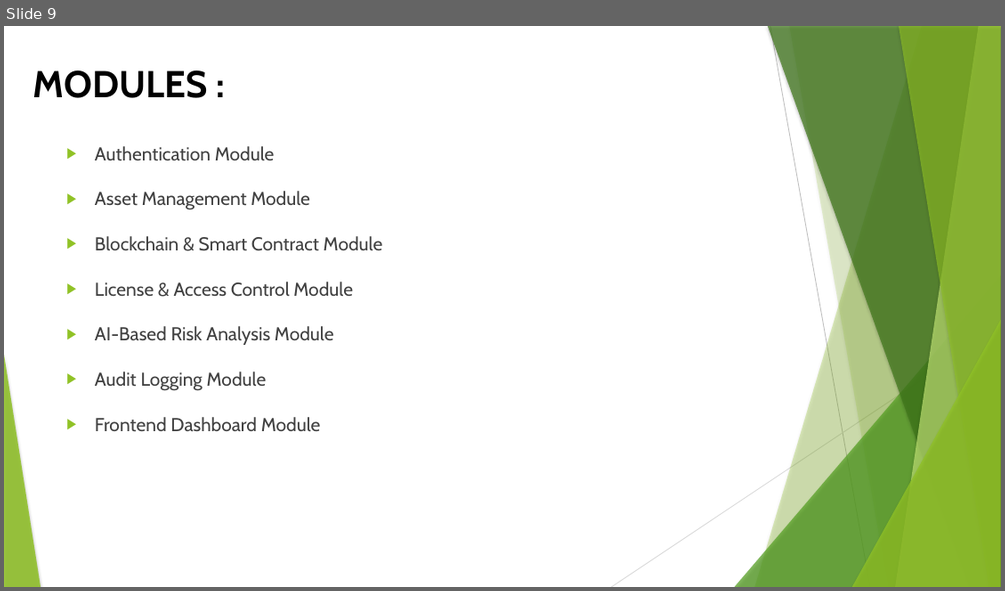
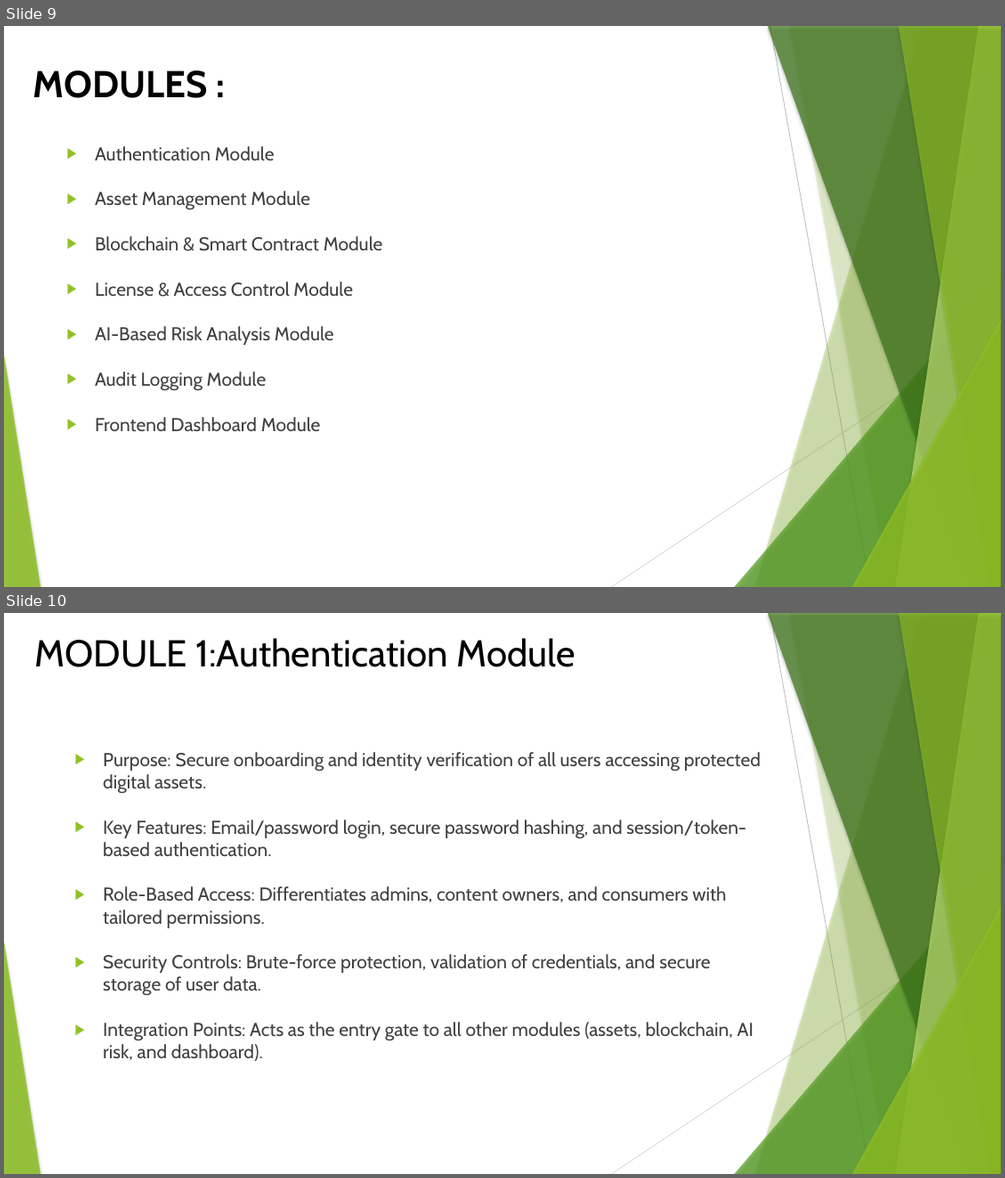
Before and after one commit to SridharanThangaraji/smartdrm-x, a slide deck: docs/final(2).pptx. Shown one above the other, each under a label of ours: slide 9 before the commit, slides 9 and 10 after it. The pictures are 1005x591 and 1005x1178 pixels, drawn with LibreOffice and Linux fonts; fonts in the diff are those of the drawing; background and template pictures are left out. Boxes give left, top, right and bottom in pixels: in the first picture for what was removed or moved away, otherwise in the second. Text is boxed around its words. In the diff, an @@ line names an element or a change of style, - is before the commit and + after.

```diff
--- a/docs/final(2).pptx
+++ b/docs/final(2).pptx
@@ slide 10 added at bbox=[4, 613, 1001, 1174], background picture (left out); not listed: 10 template elements that a slide beside it also shows @@
@@ title added at bbox=[34, 638, 575, 667], 36 pt, text #000000 @@
+MODULE 1:Authentication Module
@@ text added at bbox=[103, 752, 760, 1061], 18 pt, text #404040 @@
+▶ Purpose: Secure onboarding and identity verification of all users accessing protected digital assets.
+▶ Key Features: Email/password login, secure password hashing, and session/token-based authentication.
+▶ Role-Based Access: Differentiates admins, content owners, and consumers with tailored permissions.
+▶ Security Controls: Brute-force protection, validation of credentials, and secure storage of user data.
+▶ Integration Points: Acts as the entry gate to all other modules (assets, blockchain, AI risk, and dashboard).
```
Also in this commit, not shown: 2 other slides added, 1 slide removed, 46 other files.
